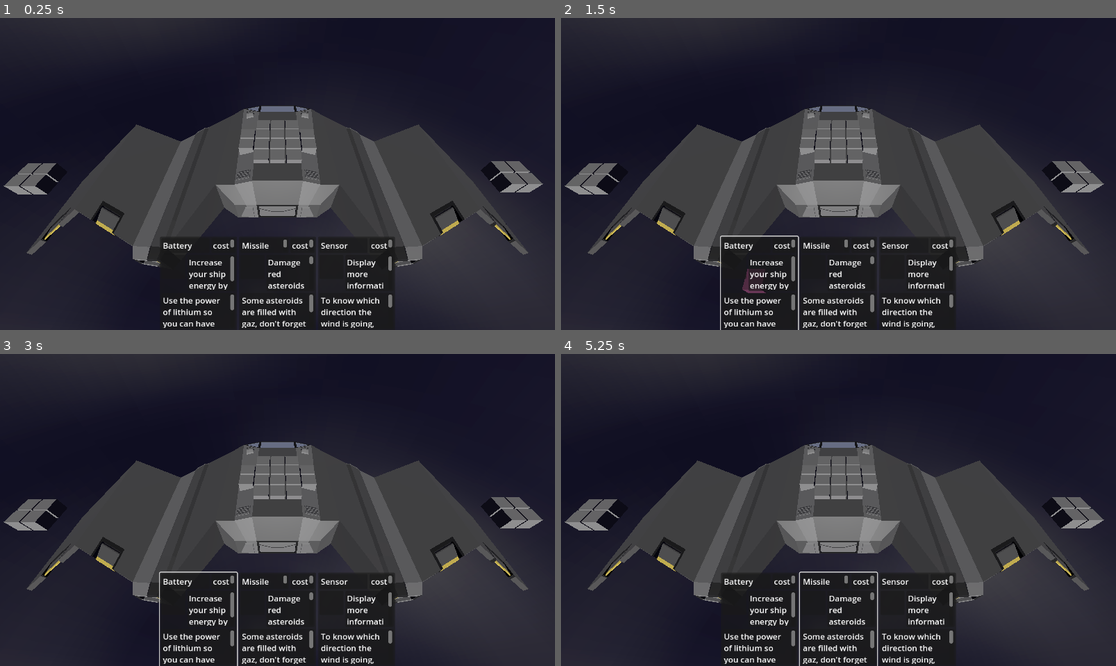
Above: before the commit, frames 1-4 (two rows, left to right).
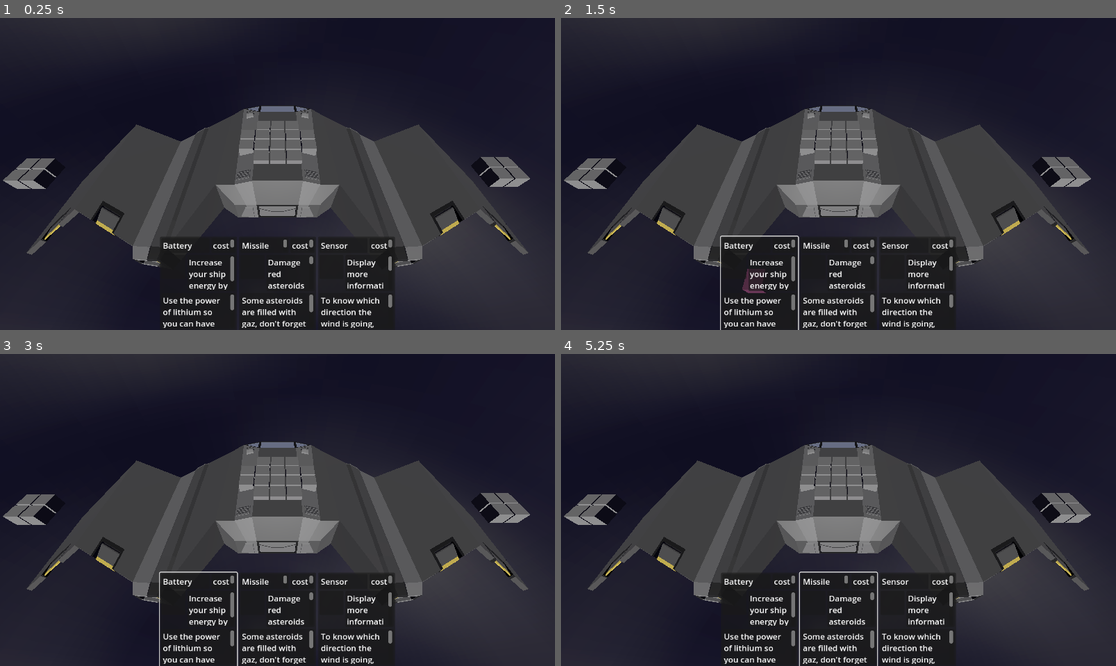
Above: after the commit, the same moments.

Repository: Xwilarg/LudumDare54
Game: Godot game, scene res://Scenes/Main.tscn
Two runs of this game, one before a commit and one after it. Both use one fixed random seed, a clock stepped at 60 frames per second and the inputs below. Video files are missing from this copy of the repository; at most half a second of black plays in their place.
Inputs (mouse positions are in pixels of both pictures, inside the frame that each line leads up to):
- Up to frame 1 (0.25 s): no input
- Up to frame 2 (1.5 s): click (760, 283) at 0.52 s; click (760, 283) at 1.27 s
- Up to frame 3 (3 s): click (199, 619) at 2.02 s; tap Enter at 2.75 s; move the mouse to (399, 494) at 2.77 s; click (399, 494) at 2.92 s
- Up to frame 4 (5.25 s): tap Space at 3.5, 5 s; move the mouse to (727, 525) at 3.52 s; click (727, 525) at 3.67 s; tap Enter at 4.25 s; move the mouse to (894, 441) at 4.27 s; click (894, 441) at 4.42 s; move the mouse to (810, 572) at 5.02 s; click (810, 572) at 5.17 s

The runs differ from the first frame. In frame 1, 1.4% of the frame differs, in the area x 0-98%, y 32-57%; in frame 2, 1.4%; in frame 3, 1.4%; in frame 4, 1.4%.
Error in both runs: Invalid access to property or key 'current_weather' on a base object of type 'Nil'. (res://Scripts/GameManager.gd:39)

Commit message:
Fix grid allowing invalid positions

Diff:
--- a/Cards/MainDeck.json
+++ b/Cards/MainDeck.json
@@ -98,7 +98,7 @@
 	{
 		"name": "laser3",
 		"model": "laserSize3L",
-		"size": "L3",
+		"size": "L2",
 		"effects": {
 			"ATK_RED": 5,
 			"ATK_GRN": 5,
--- a/Scenes/Spaceship.tscn
+++ b/Scenes/Spaceship.tscn
@@ -14,7 +14,7 @@
 transform = Transform3D(1, 0, 0, 0, 1, 0, 0, 0, 1, 0, -2.78701, 0)
 
 [node name="Grid" type="Node3D" parent="."]
-transform = Transform3D(1, 0, 0, 0, 1, 0, 0, 0, 1, 0.247633, 0.409179, -1.387)
+transform = Transform3D(1, 0, 0, 0, 1, 0, 0, 0, 1, 0.416308, 0.409, -1.387)
 script = ExtResource("3_n7wdy")
 raw_shape = ".XXX.
 XXXXX
--- a/Scripts/Deck/Card.gd
+++ b/Scripts/Deck/Card.gd
@@ -24,15 +24,19 @@
 	if json.size == "S1":
 		previewModel = preload("res://Models/upgradePlaceholderBlock.glb")
 		shape = ["X"]
+		offset = Vector2i.ZERO
 	elif json.size == "S2":
 		previewModel = preload("res://Models/upgradePlaceholderBlock2.glb")
 		shape = ["X", "X"]
+		offset = Vector2i.ZERO
 	elif json.size == "S3":
 		previewModel = preload("res://Models/upgradePlaceholderBlock3Straight.glb")
 		shape = ["X", "X", "X"]
-	elif json.size == "L3": # Doesn't work!!
+		offset = Vector2i(0, -1)
+	elif json.size == "L2": # Doesn't work!!
 		previewModel = preload("res://Models/upgradePlaceholderBlock3L.glb")
-		shape = ["X.", "X.", "XX"]
+		shape = ["XX", "X."]
+		offset = Vector2i(0, -1)
 	else: print("Unknown size " + json.size)
 
 var name: String
@@ -43,6 +47,7 @@
 var shape: PackedStringArray
 var energyCost: int
 var level: int
+var offset: Vector2i
 
 var modelRef = {
 	"size2Guns": "res://Models/size2Guns.glb"
--- a/Scripts/Grid.gd
+++ b/Scripts/Grid.gd
@@ -16,15 +16,19 @@
 func try_place(s: Slot, c: Card) -> bool:
 	for yc in len(c.shape):
 		for xc in len(c.shape[yc]):
-			var y = yc + s.pos.y
-			var x = xc + s.pos.x
+			var y = yc + s.pos.y + c.offset.y
+			var x = xc + s.pos.x + c.offset.x
 			var v = Vector2(x, y)
-			if !elems.has(v) or elems[v] != null:
+			var symbol = c.shape[yc][xc]
+			print("[GR] Checking at " + str(v) + " does the grid have it: " + str(elems.has(v)))
+			if symbol == 'X' and (!elems.has(v) or elems[v] != null):
+				return false
+			if symbol == '.' and elems.has(v) and elems[v] != null:
 				return false
 
 	for yc in len(c.shape):
 		for xc in len(c.shape[yc]):
-			var y = yc + s.pos.y
-			var x = xc + s.pos.x
+			var y = yc + s.pos.y + c.offset.y
+			var x = xc + s.pos.x + c.offset.x
 			elems[Vector2(x, y)] = s
 	return true
--- a/Scripts/GridManager.gd
+++ b/Scripts/GridManager.gd
@@ -13,9 +13,9 @@
 			if (lines[z][x] == 'X'):
 				var elem = grid_prefab.instantiate()
 				elem.global_position = Vector3(
-					g.global_position.x - (xLen + (xLen - 1) * _space) / 2.0 + x + (_space * x),
+					g.global_position.x + (xLen + (xLen - 1) * _space) / 4.0 - x - (_space * x),
 					g.global_position.y,
-					g.global_position.z - (zLen + (zLen - 1) * _space) / 2.0 + z + (_space * z)
+					g.global_position.z + (zLen + (zLen - 1) * _space) / 4.0 - z - (_space * z)
 				)
 				elem.pos = Vector2i(x, z)
 				elem.grid = g
--- a/Translations/text.csv
+++ b/Translations/text.csv
@@ -32,6 +32,7 @@
 EFF_SPD;Increase your firerate by %1%;Augmentera votre vitesse de tir par %1%
 EFF_SEN;Display more information about your ship and its surroundings;Affiche plus d'information à propos du vaisseau et ses environs
 EFF_UPG;Unlock access to better cards;Débloque l'accès à de meilleur cartes
+EFF_SHD;Add a shield bar of %1HP;Ajoute une bar de bouclier de %1PV
 
 SHIP_HULL;Ship Hull;Coque du vaisseau
 SHIELD;Shield;Bouclier
